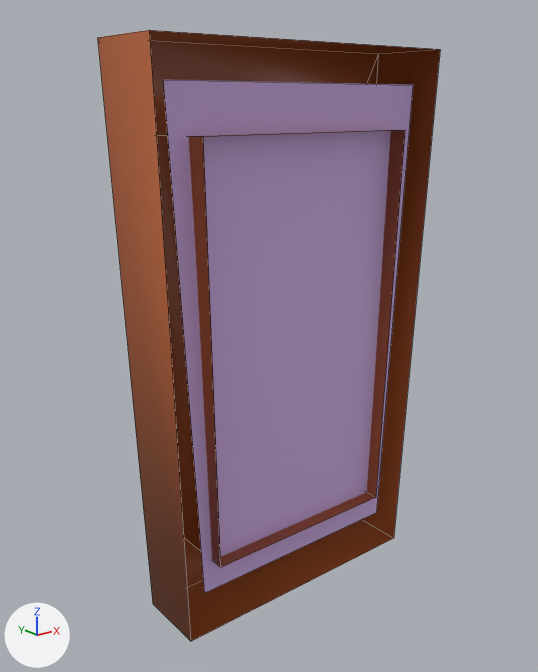
The FBX model Assets/Props - FBX/props_wall_painting_frame_6.fbx: old version first, new version second.
The view is the same before and after, from a 50 mm lens placed at (-1.159, -1.375, 0.565), pointed at (-0.033, 0.033, 0.002). The lights are fixed; the arrows at lower left show +X, +Y and +Z. The first picture is the older version. Mesh edges are drawn as thin lines. Where no turn or scale is listed for an object, it has been applied to the vertices.
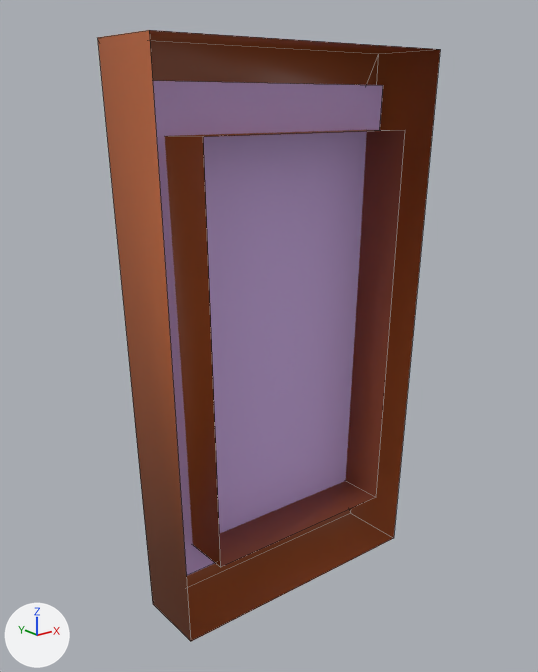
What changed in the scene script:
```text
Change me_cube_167:
    used by ob_cube_106; location = (0.0, 0.0, 0.0)
    remove me_cube_167.from_pydata(...)  # 20 vertices, 13 faces; spans x -0.414..0.409, y -0.095..0.113, z -0.684..0.691
    remove me_cube_167.materials.append(mat_meuble_cusiine_017)  # purple #ceade7
    add me_cube_167.from_pydata(...)  # 16 vertices, 12 faces; spans x -0.414..0.409, y -0.095..0.113, z -0.684..0.691
    me_cube_167 part 1: the loose piece of 4 vertices spanning x -0.357..0.375, y -0.044, z -0.595..0.608 is deleted
Add me_cube_059:
    me_cube_059.from_pydata([(0.298, 0.044, -0.595), (-0.316, 0.044, -0.595), (0.357, 0.044, 0.608), (-0.375, 0.044, 0.608)], [], [(0, 1, 3, 2)])
    me_cube_059.materials.append(mat_meuble_cusiine_017)  # purple #ceade7
Add ob_cube_001:
    ob_cube_001 = bpy.data.objects.new('Cube.001', me_cube_059)
    ob_cube_001.location = (0.0, 0.0, 0.0)
```

Changed parts and their boxes (x1, y1, x2, y2) in the pictures (538 x 672 px):
'Cube.001', added (purple): after (153, 81, 383, 576)
part 1 of me_cube_167, deleted (purple): before (164, 80, 413, 593)
